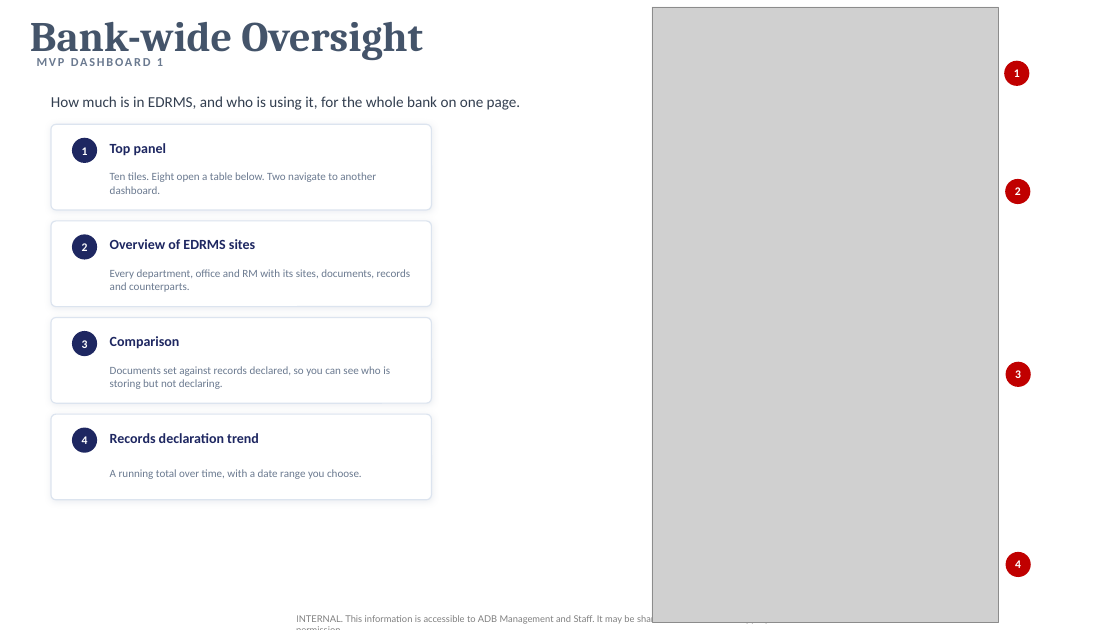
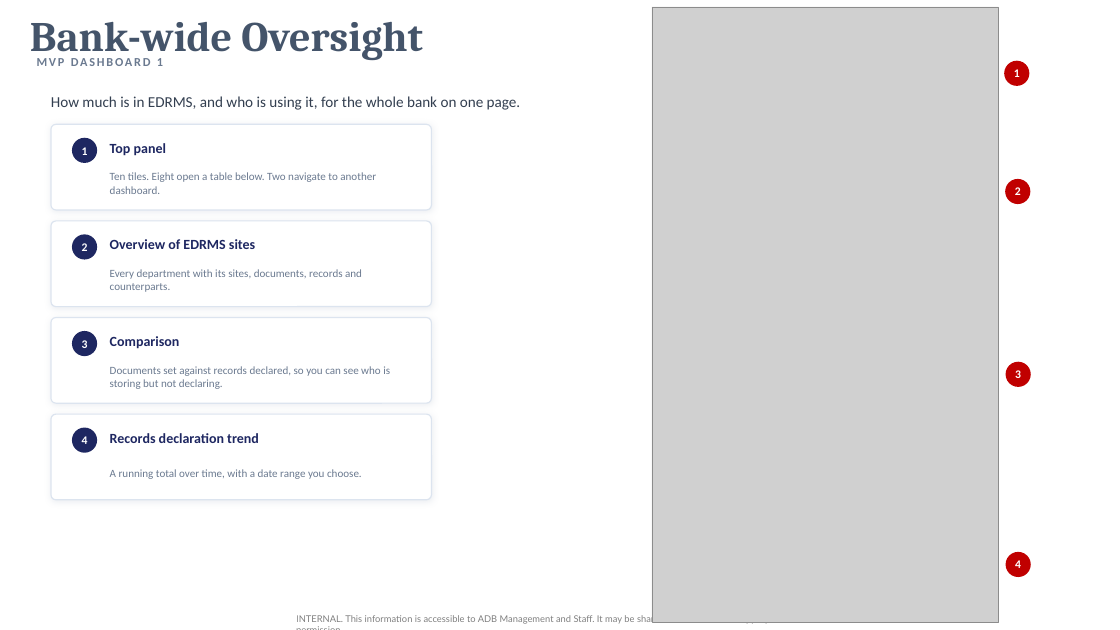
Before and after one commit to perezfiles01-droid/Jim, a slide deck: slide 6 of EDRMS_Util_Report_3.pptx. Drawn at 1120x630 pixels with LibreOffice and Linux fonts; fonts in the diff are those of the drawing; grey boxes stand for pictures; background and template pictures are left out. Boxes give left, top, right and bottom in pixels: in the first picture for what was removed or moved away, otherwise in the second. Text is boxed around its words. In the diff, an @@ line names an element or a change of style, - is before the commit and + after.

```diff
--- a/EDRMS_Util_Report_3.pptx
+++ b/EDRMS_Util_Report_3.pptx
@@ text at (110,269,362,292): text changed @@
-Every department, office and RM with its sites, documents, records and counterparts.
+Every department with its sites, documents, records and counterparts.
```
Also in this commit, not shown: 4 other slides changed.
